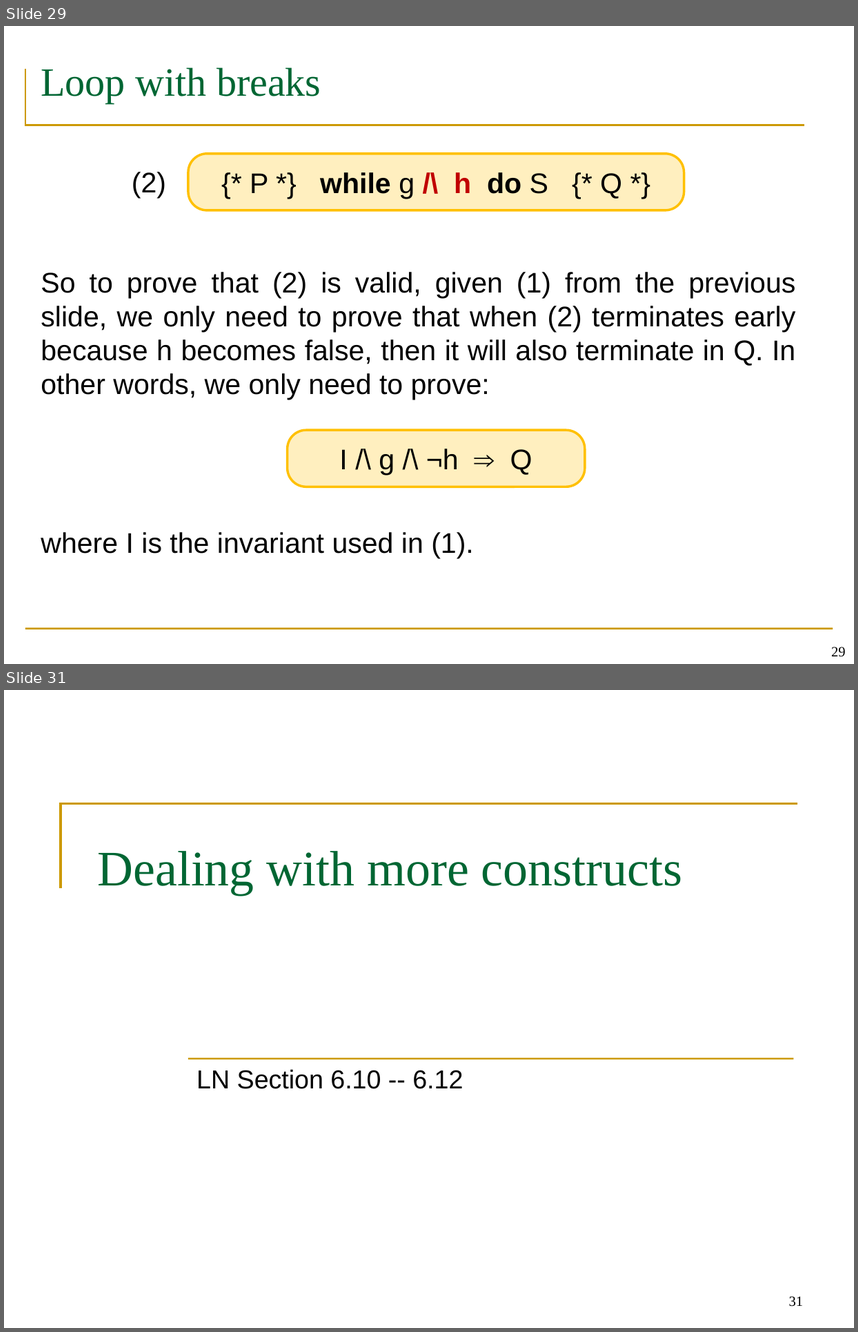
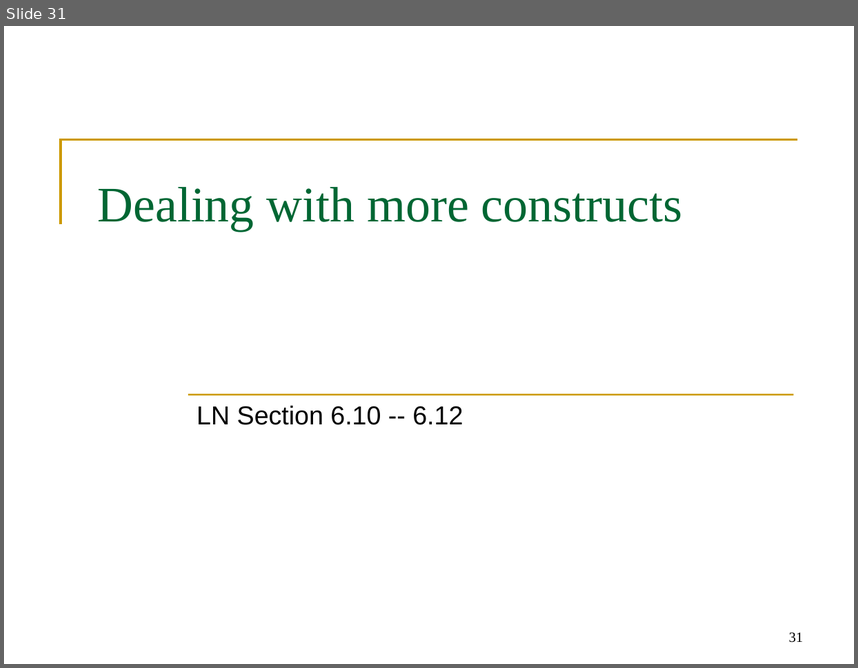
Before and after one commit to wooshrow/b3stv, a slide deck: slides/week-23-paige.pptx. Shown one above the other, each under a label of ours: slides 29 and 31 before the commit, slide 31 after it; the slides between them are not shown. The pictures are 858x1332 and 858x668 pixels, drawn with LibreOffice and Linux fonts; fonts in the diff are those of the drawing. Boxes give left, top, right and bottom in pixels: in the first picture for what was removed or moved away, otherwise in the second. Text is boxed around its words. In the diff, an @@ line names an element or a change of style, - is before the commit and + after.

```diff
--- a/slides/week-23-paige.pptx
+++ b/slides/week-23-paige.pptx
@@ slide 29 removed at (4,26,854,664), background #FFFFFF @@
@@ freeform shape removed at (25,69,805,125) @@
@@ title removed at (41,67,321,103) @@
-Loop with breaks
@@ rounded rectangle removed at (188,154,684,210) @@
-{* P *} while g /\ h do S {* Q *}
@@ text removed at (132,172,166,198) @@
-(2)
@@ text removed at (41,272,795,559) @@
-So to prove that (2) is valid, given (1) from the previous slide, we only need to prove that when (2) terminates early because h becomes false, then it will also terminate in Q. In other words, we only need to prove:
-where I is the invariant used in (1).
@@ rounded rectangle removed at (287,430,584,487) @@
-I /\ g /\ ¬h ⇒ Q
@@ line removed from (25, 628) to (833, 628) @@
@@ page number removed at (831,646,845,657) @@
-29
```
Also in this commit, not shown: 9 slides changed, 1 slide added, 3 other files.
